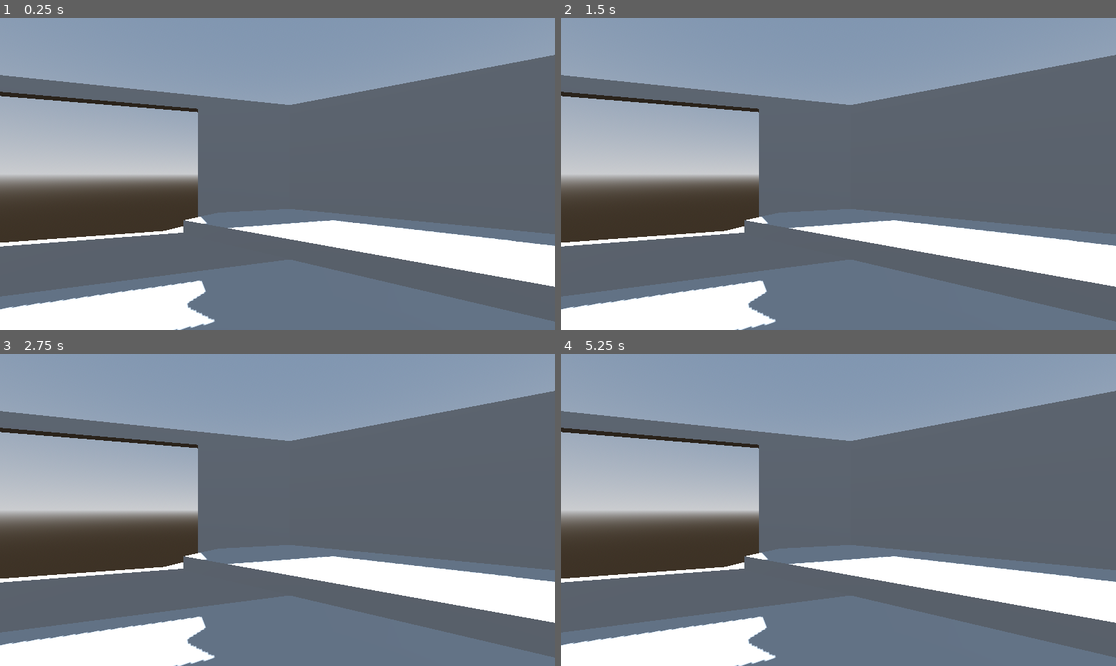
Above: before the commit, frames 1-4 (two rows, left to right).
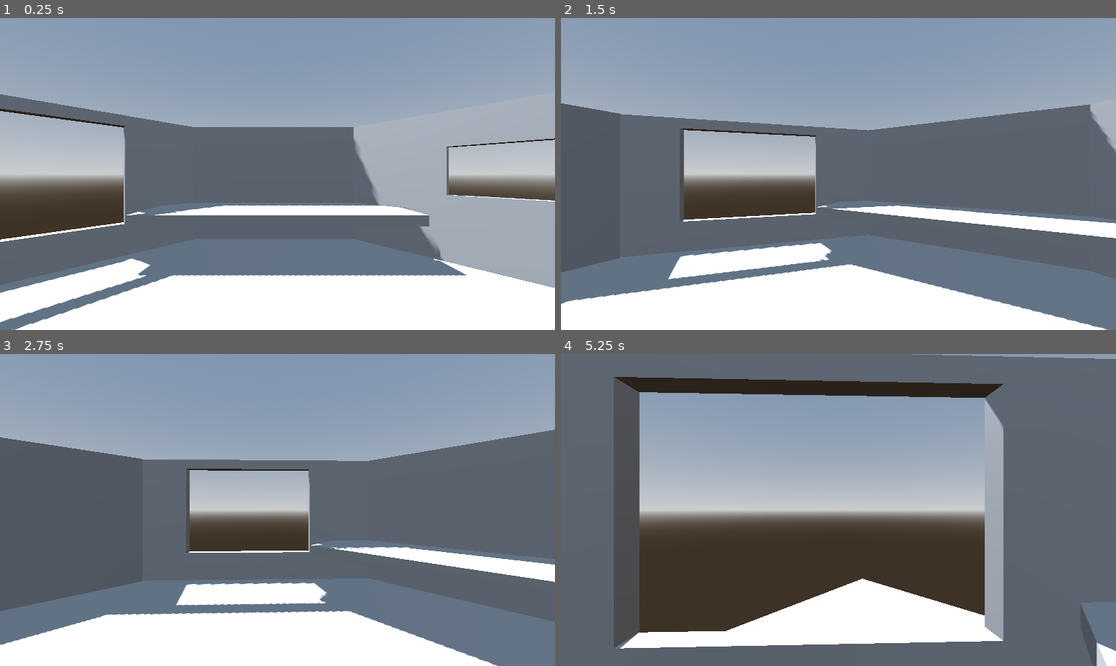
Above: after the commit, the same moments.

Repository: J-dario/Sloplan-Brackeys-2025
Game: Godot game, scene res://Scenes/main.tscn
The game is run twice, just before and just after one commit, with the same random seed, the same clock (stepped at 60 frames per second) and the same inputs.
Inputs:
- Up to frame 1 (0.25 s): no input
- Up to frame 2 (1.5 s): tap Enter at 0.5 s; hold D (lookLeft, bound only after the commit) 0.53-1.28 s; tap A (lookRight, bound only after the commit) at 0.8, 1.35 s
- Up to frame 3 (2.75 s): tap W (zoomIn, bound only after the commit) at 1.55 s; hold W (zoomIn, bound only after the commit) from 2.03 s (still down); tap S (zoomOut, bound only after the commit) at 2.3 s
- Up to frame 4 (5.25 s): release W (zoomIn, bound only after the commit) at 2.78 s; tap S (zoomOut, bound only after the commit) at 2.85 s; tap D (lookLeft, bound only after the commit) at 3.05 s; hold D (lookLeft, bound only after the commit) 3.53-4.28 s; tap A (lookRight, bound only after the commit) at 3.8, 4.35 s; tap W (zoomIn, bound only after the commit) at 4.55 s; hold W (zoomIn, bound only after the commit) from 5.03 s (still down)

The runs differ from the first frame. In frame 1, 54% of the frame differs, in the area x 0-100%, y 11-100%; in frame 2, 49%; in frame 3, 52%; in frame 4, 68%, in the area x 0-100%, y 0-100%.

Commit message:
added camera controls

Diff:
--- a/Scenes/main.tscn
+++ b/Scenes/main.tscn
@@ -1,4 +1,6 @@
-[gd_scene load_steps=4 format=3 uid="uid://we0fibcjxv2b"]
+[gd_scene load_steps=5 format=3 uid="uid://we0fibcjxv2b"]
+
+[ext_resource type="Script" uid="uid://ulq0s6wq85wc" path="res://Scripts/camera_3d.gd" id="1_jjgbg"]
 
 [sub_resource type="ProceduralSkyMaterial" id="ProceduralSkyMaterial_7u77a"]
 sky_horizon_color = Color(0.662243, 0.671743, 0.686743, 1)
@@ -24,52 +26,53 @@
 [node name="CSGCombiner3D" type="CSGCombiner3D" parent="."]
 use_collision = true
 
-[node name="CSGBox3D" type="CSGBox3D" parent="CSGCombiner3D"]
-transform = Transform3D(1.4, 0, 0, 0, 1, 0, 0, 0, 1, -4.78, 0, 0)
+[node name="Floor" type="CSGBox3D" parent="CSGCombiner3D"]
+transform = Transform3D(1.4, 0, 0, 0, 1, 0, 0, 0, 1, -17.99, 0, 0.8)
 use_collision = true
-size = Vector3(34.9, 1, 56.8)
+size = Vector3(38.2, 1, 62.6)
 
-[node name="CSGBox3D5" type="CSGBox3D" parent="CSGCombiner3D"]
-transform = Transform3D(1, 0, 0, 0, 1, 0, 0, 0, 1, 5.13, 4.78, 0)
+[node name="Table" type="CSGBox3D" parent="CSGCombiner3D"]
+transform = Transform3D(1, 0, 0, 0, 1, 0, 0, 0, 1, 0.36, 4.78, 0)
 use_collision = true
-size = Vector3(8.1, 1, 26.1)
+size = Vector3(8.1, 1, 27.4)
 
-[node name="CSGBox3D2" type="CSGBox3D" parent="CSGCombiner3D"]
-transform = Transform3D(-4.37114e-08, 1, 0, -1, -4.37114e-08, 0, 0, 0, 1, 9.6, 7.7, 0)
+[node name="FrontWall" type="CSGBox3D" parent="CSGCombiner3D"]
+transform = Transform3D(-4.37114e-08, 1, 0, -1, -4.37114e-08, 0, 0, 0, 1, 5.05, 7.7, 0)
+use_collision = true
+size = Vector3(14.8, 1, 28.2)
+
+[node name="RightWall" type="CSGBox3D" parent="CSGCombiner3D"]
+transform = Transform3D(1.91069e-15, -4.37114e-08, -1.4, -1, -4.37114e-08, 0, -4.37114e-08, 1, -6.1196e-08, -30.44, 7.7, 30)
 use_collision = true
 size = Vector3(14.8, 1, 20.8)
 
-[node name="CSGBox3D3" type="CSGBox3D" parent="CSGCombiner3D"]
-transform = Transform3D(1.91069e-15, -4.37114e-08, -1, -1, -4.37114e-08, 0, -4.37114e-08, 1, -4.37114e-08, -19.3, 7.7, 26.7)
+[node name="LeftWall" type="CSGBox3D" parent="CSGCombiner3D"]
+transform = Transform3D(1.91069e-15, -4.37114e-08, -1.4, -1, -4.37114e-08, 0, -4.37114e-08, 1, -6.1196e-08, -30.1, 7.7, -30)
 use_collision = true
 size = Vector3(14.8, 1, 20.8)
 
-[node name="CSGBox3D9" type="CSGBox3D" parent="CSGCombiner3D"]
-transform = Transform3D(1.91069e-15, -4.37114e-08, -1, -1, -4.37114e-08, 0, -4.37114e-08, 1, -4.37114e-08, -19.3, 7.7, -26.4)
+[node name="ShopWall" type="CSGBox3D" parent="CSGCombiner3D"]
+transform = Transform3D(2.99966e-08, -0.686242, 1.01832, -1, -4.37114e-08, 2.96462e-22, 3.17945e-08, -0.727374, -0.960738, -6.442, 7.7, 21)
+use_collision = true
+size = Vector3(14.8, 1, 22.4)
+
+[node name="ShopWindow" type="CSGBox3D" parent="CSGCombiner3D"]
+transform = Transform3D(2.99966e-08, -0.686242, 0.727374, -1, -4.37114e-08, 0, 3.17945e-08, -0.727374, -0.686242, -7.98377, 9.3, 22.3515)
+operation = 2
+use_collision = true
+size = Vector3(4.7, 2.8, 16.4)
+
+[node name="SlopWall" type="CSGBox3D" parent="CSGCombiner3D"]
+transform = Transform3D(-2.99966e-08, 0.686242, 1.01832, -1, -4.37114e-08, 2.96462e-22, 3.17945e-08, -0.727374, 0.960738, -5.507, 7.7, -21)
 use_collision = true
 size = Vector3(14.8, 1, 20.8)
 
-[node name="CSGBox3D4" type="CSGBox3D" parent="CSGCombiner3D"]
-transform = Transform3D(2.99966e-08, -0.686242, 1.01832, -1, -4.37114e-08, 2.96462e-22, 3.17945e-08, -0.727374, -0.960738, 1.67293, 7.7, 16.6281)
-use_collision = true
-size = Vector3(14.8, 1, 20.8)
-
-[node name="CSGBox3D6" type="CSGBox3D" parent="CSGCombiner3D"]
-transform = Transform3D(2.99966e-08, -0.686242, 0.727374, -1, -4.37114e-08, 0, 3.17945e-08, -0.727374, -0.686242, -1.19293, 9.3, 19.3319)
-operation = 2
-use_collision = true
-size = Vector3(4.7, 2.8, 15)
-
-[node name="CSGBox3D7" type="CSGBox3D" parent="CSGCombiner3D"]
-transform = Transform3D(-2.99966e-08, 0.686242, 1.01832, -1, -4.37114e-08, 2.96462e-22, 3.17945e-08, -0.727374, 0.960738, 0.952926, 7.7, -16.9781)
-use_collision = true
-size = Vector3(14.8, 1, 20.8)
-
-[node name="CSGBox3D8" type="CSGBox3D" parent="CSGCombiner3D"]
-transform = Transform3D(-2.99966e-08, 0.686242, 0.727374, -1, -4.37114e-08, 0, 3.17945e-08, -0.727374, 0.686242, -1.91293, 8.9, -19.6819)
+[node name="SlopWindow" type="CSGBox3D" parent="CSGCombiner3D"]
+transform = Transform3D(-2.99966e-08, 0.686242, 0.727374, -1, -4.37114e-08, 0, 3.17945e-08, -0.727374, 0.686242, -6.26362, 8.9, -21.0099)
 operation = 2
 use_collision = true
 size = Vector3(10.2, 2.8, 15)
 
 [node name="Camera3D" type="Camera3D" parent="."]
-transform = Transform3D(0.5, 0, -0.866025, 0, 1, 0, 0.866025, 0, 0.5, -8.13, 8.58, 0)
+transform = Transform3D(-4.37114e-08, 0, -1, 0, 1, 0, 1, 0, -4.37114e-08, -22, 9, 0)
+script = ExtResource("1_jjgbg")
--- /dev/null
+++ b/Scripts/camera_3d.gd
@@ -0,0 +1,73 @@
+extends Camera3D
+
+enum CameraState { BACK, LEFT_WALL, SLOP_HOUSE, TABLE, SHOP, RIGHT_WALL }
+var currentState: CameraState = CameraState.TABLE
+
+var rotationSpeed: float = 8.0
+var targetRotationY: float = 0.0
+
+var zoomSpeed: float = 6.0
+var targetZoomPos: Vector3
+var targetZoomRot: Vector3
+var zoomed = false
+
+func _ready():
+	targetRotationY = rotation.y
+	targetZoomPos = global_position
+	targetZoomRot = global_rotation
+
+func _process(delta: float):
+	rotation.y = lerp_angle(rotation.y, targetRotationY, rotationSpeed * delta)
+	global_position = global_position.lerp(targetZoomPos, zoomSpeed * delta)
+
+	rotation.x = lerp_angle(rotation.x, targetZoomRot.x, zoomSpeed * delta)
+	rotation.z = lerp_angle(rotation.z, targetZoomRot.z, zoomSpeed * delta)
+
+func _input(event: InputEvent):
+	if event.is_action_pressed("lookRight"):
+		handleLook(45)
+	elif event.is_action_pressed("lookLeft"):
+		handleLook(-45)
+	elif event.is_action_pressed("zoomIn"):
+		handleZoom(1)
+	elif event.is_action_pressed("zoomOut"):
+		handleZoom(0)
+
+func handleZoom(direction: int):
+	if direction == 0:
+		targetZoomPos = Vector3(-22, 9, 0)
+		targetZoomRot = Vector3(0, deg_to_rad(-90), 0)
+		zoomed = false
+	else:
+		zoomed = true
+		if currentState == CameraState.TABLE:
+			targetZoomPos = Vector3(-5, 12, 0)
+			targetZoomRot = Vector3(deg_to_rad(-40), deg_to_rad(-90), 0)
+		elif currentState == CameraState.SHOP:
+			targetZoomPos = Vector3(-17, 9, 14)
+		elif currentState == CameraState.RIGHT_WALL:
+			targetZoomPos = Vector3(-29, 9, 18)
+		elif currentState == CameraState.SLOP_HOUSE:
+			targetZoomPos = Vector3(-11, 9, -15)
+		elif currentState == CameraState.LEFT_WALL:
+			targetZoomPos = Vector3(-29, 9, -18)
+
+func handleLook(direction: int):
+	var states = CameraState.values()
+	var idx = states.find(currentState)
+	var prevState = idx
+
+	if direction > 0:
+		idx = (idx - 1) % states.size()
+	elif direction < 0:
+		idx = (idx + 1 + states.size()) % states.size()
+	currentState = states[idx]
+
+	if currentState == 0 or prevState == 0:
+		direction*=2
+
+	if zoomed == true:
+		handleZoom(0)
+
+	targetRotationY += deg_to_rad(direction)
+	print(currentState)
--- a/project.godot
+++ b/project.godot
@@ -15,6 +15,29 @@
 config/features=PackedStringArray("4.4", "GL Compatibility")
 config/icon="res://icon.svg"
 
+[input]
+
+lookLeft={
+"deadzone": 0.2,
+"events": [Object(InputEventKey,"resource_local_to_scene":false,"resource_name":"","device":-1,"window_id":0,"alt_pressed":false,"shift_pressed":false,"ctrl_pressed":false,"meta_pressed":false,"pressed":false,"keycode":0,"physical_keycode":68,"key_label":0,"unicode":100,"location":0,"echo":false,"script":null)
+]
+}
+lookRight={
+"deadzone": 0.2,
+"events": [Object(InputEventKey,"resource_local_to_scene":false,"resource_name":"","device":-1,"window_id":0,"alt_pressed":false,"shift_pressed":false,"ctrl_pressed":false,"meta_pressed":false,"pressed":false,"keycode":0,"physical_keycode":65,"key_label":0,"unicode":97,"location":0,"echo":false,"script":null)
+]
+}
+zoomIn={
+"deadzone": 0.2,
+"events": [Object(InputEventKey,"resource_local_to_scene":false,"resource_name":"","device":-1,"window_id":0,"alt_pressed":false,"shift_pressed":false,"ctrl_pressed":false,"meta_pressed":false,"pressed":false,"keycode":0,"physical_keycode":87,"key_label":0,"unicode":119,"location":0,"echo":false,"script":null)
+]
+}
+zoomOut={
+"deadzone": 0.2,
+"events": [Object(InputEventKey,"resource_local_to_scene":false,"resource_name":"","device":-1,"window_id":0,"alt_pressed":false,"shift_pressed":false,"ctrl_pressed":false,"meta_pressed":false,"pressed":false,"keycode":0,"physical_keycode":83,"key_label":0,"unicode":115,"location":0,"echo":false,"script":null)
+]
+}
+
 [physics]
 
 3d/physics_engine="Jolt Physics"
Not shown, added: Scripts/camera_3d.gd.uid
